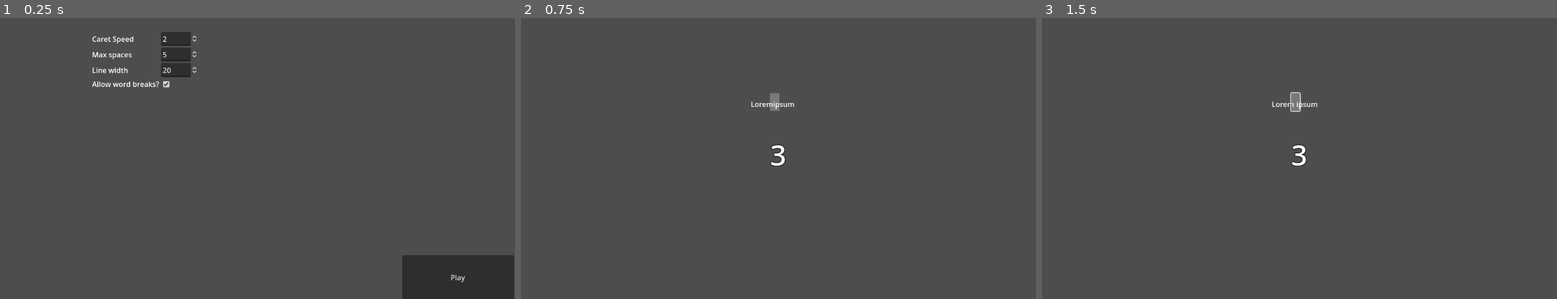
Above: before the commit, frames 1-3 (left to right).
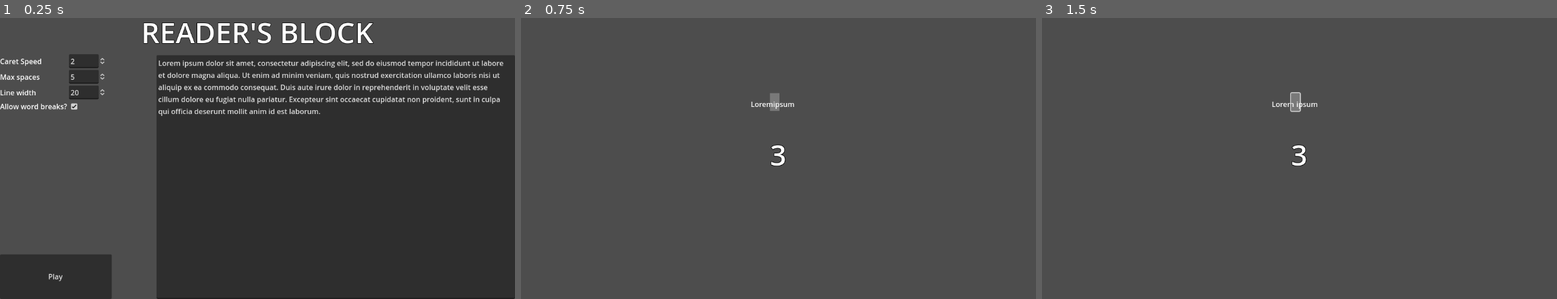
Above: after the commit, the same moments.

Repository: gams-n-such/LD54
Game: Godot game, scene res://Menu/main_menu.tscn
The game is run twice, just before and just after one commit, with the same random seed, the same clock (stepped at 60 frames per second) and the same inputs.
Inputs (mouse positions are in pixels of both pictures, inside the frame that each line leads up to):
- Up to frame 1 (0.25 s): no input
- Up to frame 2 (0.75 s): click "Play" at 0.5 s
- Up to frame 3 (1.5 s): click (1294, 102) at 1.25 s

The runs differ from the first frame. In frame 1, 62% of the frame differs, in the area x 0-100%, y 1-100%; in frame 2, nothing differs; in frame 3, nothing differs.

Commit message:
Main menu updates

Diff:
--- a/Menu/main_menu.gd
+++ b/Menu/main_menu.gd
@@ -1,7 +1,11 @@
 extends Control
 
+@export var default_level : GameLevel
+
 func _ready():
-	pass # Replace with function body.
+	Game.apply_level_data(default_level)
+	%GameTextBox.text = Game.game_text
+	return
 
 func _process(_delta):
 	pass
@@ -9,3 +13,8 @@
 
 func _on_play_button_pressed():
 	Game.switch_to_gameplay_level()
+
+
+func _on_game_text_changed():
+	Game.game_text = %GameTextBox.text
+	return
--- a/Menu/main_menu.tscn
+++ b/Menu/main_menu.tscn
@@ -1,9 +1,18 @@
-[gd_scene load_steps=3 format=3 uid="uid://c1hylbuh552x0"]
+[gd_scene load_steps=6 format=3 uid="uid://c1hylbuh552x0"]
 
 [ext_resource type="Script" path="res://Menu/main_menu.gd" id="1_lpju7"]
 [ext_resource type="PackedScene" uid="uid://bsixb74jvrnup" path="res://Menu/game_settings_menu.tscn" id="1_vgoms"]
+[ext_resource type="Resource" uid="uid://ccr4wk627gnca" path="res://Presets/test_level.tres" id="2_b128j"]
+
+[sub_resource type="StyleBoxEmpty" id="StyleBoxEmpty_2ama4"]
+
+[sub_resource type="LabelSettings" id="LabelSettings_63w3l"]
+font_size = 64
+outline_size = 4
+outline_color = Color(0, 0, 0, 1)
 
 [node name="MainMenu" type="Control"]
+process_mode = 3
 layout_mode = 3
 anchors_preset = 15
 anchor_right = 1.0
@@ -11,30 +20,64 @@
 grow_horizontal = 2
 grow_vertical = 2
 script = ExtResource("1_lpju7")
-
-[node name="GameSettingsMenu" parent="." instance=ExtResource("1_vgoms")]
-layout_mode = 1
-offset_left = 206.0
-offset_top = 50.0
-offset_right = -103.0
-offset_bottom = -56.0
+default_level = ExtResource("2_b128j")
 
 [node name="PlayButton" type="Button" parent="."]
 unique_name_in_owner = true
 layout_mode = 1
-anchors_preset = 3
-anchor_left = 1.0
+anchors_preset = 2
 anchor_top = 1.0
-anchor_right = 1.0
 anchor_bottom = 1.0
-offset_left = -252.0
-offset_top = -98.0
-offset_right = -2.00024
-offset_bottom = 2.0
-grow_horizontal = 0
+offset_top = -100.0
+offset_right = 250.0
 grow_vertical = 0
 pivot_offset = Vector2(250, 100)
 text = "Play
 "
 
+[node name="Panel" type="Panel" parent="."]
+layout_mode = 1
+anchors_preset = 10
+anchor_right = 1.0
+offset_bottom = 100.0
+grow_horizontal = 2
+theme_override_styles/panel = SubResource("StyleBoxEmpty_2ama4")
+
+[node name="Label" type="Label" parent="Panel"]
+layout_mode = 2
+anchor_right = 1.0
+anchor_bottom = 1.0
+grow_horizontal = 2
+grow_vertical = 2
+text = "Reader's block"
+label_settings = SubResource("LabelSettings_63w3l")
+horizontal_alignment = 1
+vertical_alignment = 1
+uppercase = true
+
+[node name="GameSettingsMenu" parent="." instance=ExtResource("1_vgoms")]
+layout_mode = 2
+anchors_preset = 0
+anchor_top = 0.154
+anchor_right = 0.304
+offset_top = 0.207993
+offset_right = -0.208008
+size_flags_vertical = 12
+size_flags_stretch_ratio = 0.5
+
+[node name="GameTextBox" type="TextEdit" parent="."]
+unique_name_in_owner = true
+layout_mode = 1
+anchors_preset = -1
+anchor_left = 0.304
+anchor_top = 0.156
+anchor_right = 1.0
+anchor_bottom = 1.0
+offset_left = -0.208008
+offset_top = 0.911995
+grow_horizontal = 2
+grow_vertical = 2
+wrap_mode = 1
+
 [connection signal="pressed" from="PlayButton" to="." method="_on_play_button_pressed"]
+[connection signal="text_changed" from="GameTextBox" to="." method="_on_game_text_changed"]
